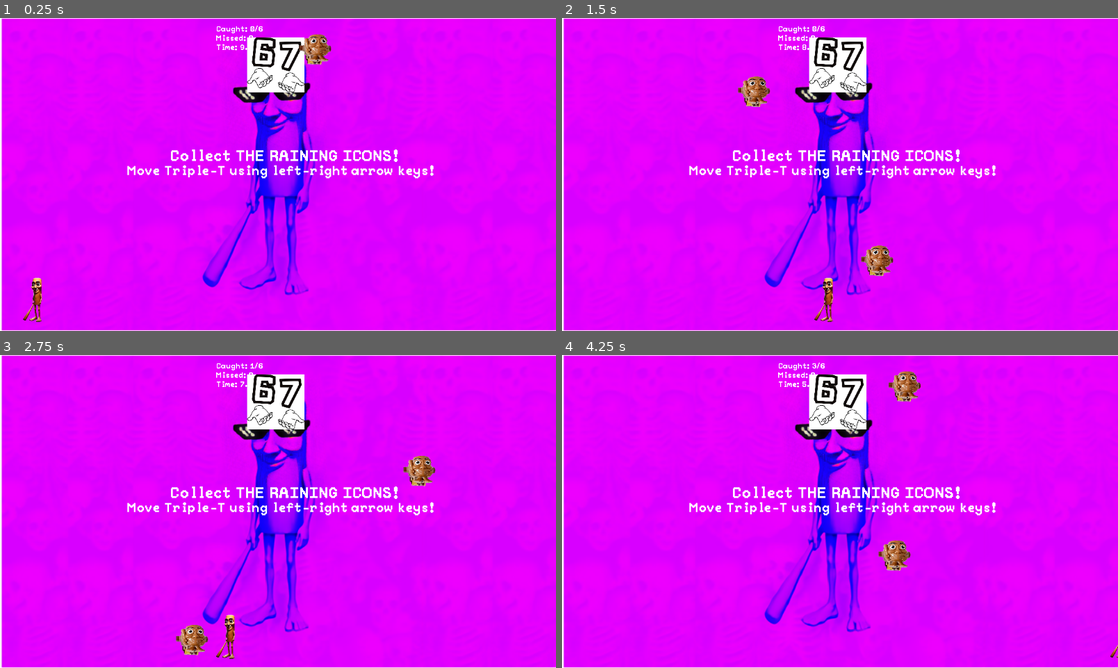
Above: before the commit, frames 1-4 (two rows, left to right).
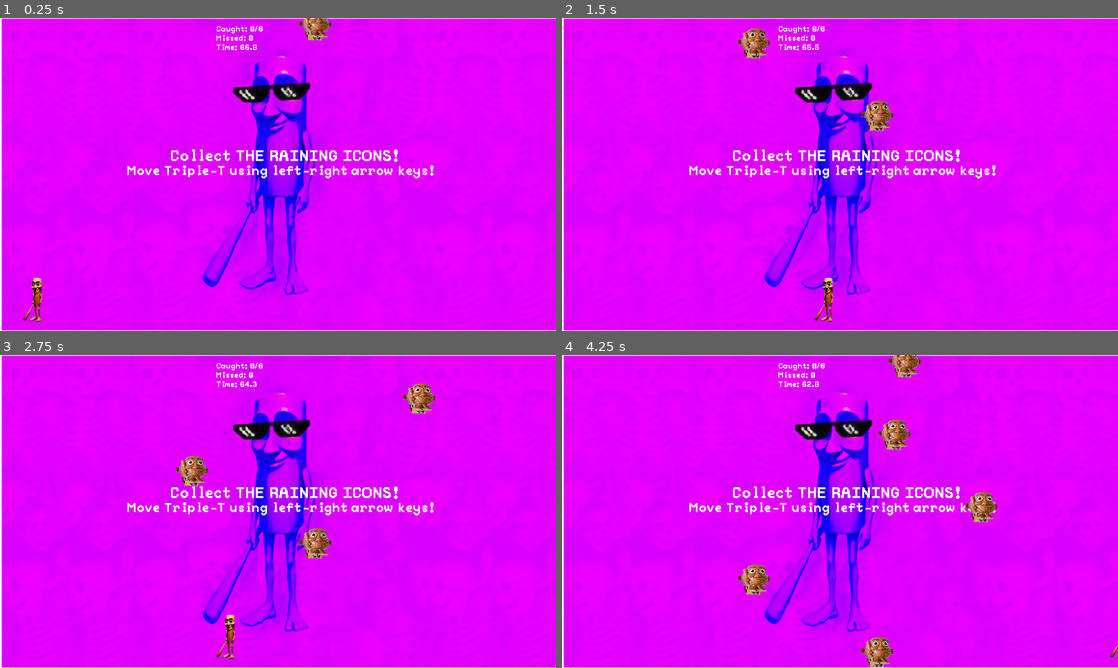
Above: after the commit, the same moments.

Repository: Bhav531/TripleT-Games
Game: Godot game, scene res://scenes/minigame_4.tscn
Two runs of this game, one before a commit and one after it. Both use one fixed random seed, a clock stepped at 60 frames per second and the inputs below. This scene is started directly instead of the project's main scene.
Inputs (mouse positions are in pixels of both pictures, inside the frame that each line leads up to):
- Up to frame 1 (0.25 s): no input
- Up to frame 2 (1.5 s): tap Enter (ui_accept) at 0.5, 0.77 s; move the mouse to (962, 158) at 0.52 s; hold Right (ui_right) from 0.53 s (still down); tap Alt at 0.6 s; click (962, 158) at 0.67 s; move the mouse to (728, 190) at 1.27 s; tap Shift at 1.35 s
- Up to frame 3 (2.75 s): tap Enter (ui_accept) at 1.52 s; move the mouse to (333, 442) at 2.02 s; release Right (ui_right) at 2.03 s; hold Left (ui_left) from 2.03 s (still down); tap Alt at 2.1 s
- Up to frame 4 (4.25 s): move the mouse to (812, 574) at 2.77 s; release Left (ui_left) at 2.78 s; hold Right (ui_right) from 2.78 s (still down); tap Shift at 2.85 s; click (812, 574) at 2.92 s; tap Enter (ui_accept) at 3.02, 3.77 s; move the mouse to (1006, 558) at 3.52 s; tap Alt at 3.6 s

The runs differ from the first frame. In frame 1, 2.5% of the frame differs, in the area x 43-60%, y 0-24%; in frame 2, 3.4%; in frame 3, 3.8%; in frame 4, 4.5%, in the area x 31-79%, y 0-100%.

Commit message:
final chanhes

Diff:
--- a/scenes/blur.gdshader
+++ b/scenes/blur.gdshader
@@ -1,7 +1,7 @@
 shader_type canvas_item;
 
 uniform sampler2D screen_texture : hint_screen_texture, filter_linear_mipmap;
-uniform float blur_amount : hint_range(0.0, 5.0) = 2.67;
+uniform float blur_amount : hint_range(0.0, 5.0) = 4.00;
 uniform vec4 tint_color : source_color = vec4(0.0, 0.0, 0.0, 0.3);
 
 void fragment() {
--- a/scenes/falling_icon.gd
+++ b/scenes/falling_icon.gd
@@ -3,7 +3,7 @@
 signal icon_caught
 signal icon_missed
 
-var speed: float = 350.0
+var speed: float = 150
 var is_collected: bool = false
 
 @onready var sprite: Sprite2D = $Sprite2D
--- a/scenes/minigame_1.tscn
+++ b/scenes/minigame_1.tscn
@@ -118,7 +118,7 @@
 shape = SubResource("RectangleShape2D_kr4a8")
 
 [node name="Player" parent="." unique_id=1850836401 instance=ExtResource("2_og05i")]
-position = Vector2(759, 347)
+position = Vector2(765, 406)
 
 [node name="icon1" type="Node2D" parent="." unique_id=134398038]
 position = Vector2(180.99998, 230.99998)
--- a/scenes/minigame_4.gd
+++ b/scenes/minigame_4.gd
@@ -22,13 +22,13 @@
 	match Global.difficulty:
 		"Easy":
 			target_items = 5
-			time_left = 12.0
+			time_left = 67.0
 		"Hard":
 			target_items = 7
-			time_left = 8.0
+			time_left = 67.0
 		_: # Normal
 			target_items = 6
-			time_left = 10.0
+			time_left = 67.0
 
 	spawn_timer.wait_time = 1.0
 	spawn_timer.timeout.connect(_on_spawn_timer_timeout)
--- a/scenes/minigame_4.tscn
+++ b/scenes/minigame_4.tscn
@@ -4,7 +4,6 @@
 [ext_resource type="Texture2D" uid="uid://paw4cmwm6nt7" path="res://final_t3.png" id="2_ewl5d"]
 [ext_resource type="Script" uid="uid://bbj2kkpctr78q" path="res://scenes/minigame_4_player.gd" id="2_mxhla"]
 [ext_resource type="Texture2D" uid="uid://fm3k3xmehg5c" path="res://player.png" id="3_ewl5d"]
-[ext_resource type="Texture2D" uid="uid://1hl73a33amb3" path="res://images.jpg" id="5_ewl5d"]
 
 [sub_resource type="RectangleShape2D" id="RectangleShape2D_kr4a8"]
 size = Vector2(42, 96.125)
@@ -46,14 +45,6 @@
 position = Vector2(35.5, 584)
 shape = SubResource("RectangleShape2D_f45bh")
 
-[node name="TextureRect" type="TextureRect" parent="." unique_id=791440073]
-offset_left = 512.0
-offset_top = 40.0
-offset_right = 1013.0
-offset_bottom = 540.0
-scale = Vector2(0.23663385, 0.22802834)
-texture = ExtResource("5_ewl5d")
-
 [node name="Label" type="Label" parent="." unique_id=903814175]
 offset_left = 352.0
 offset_top = 272.0
